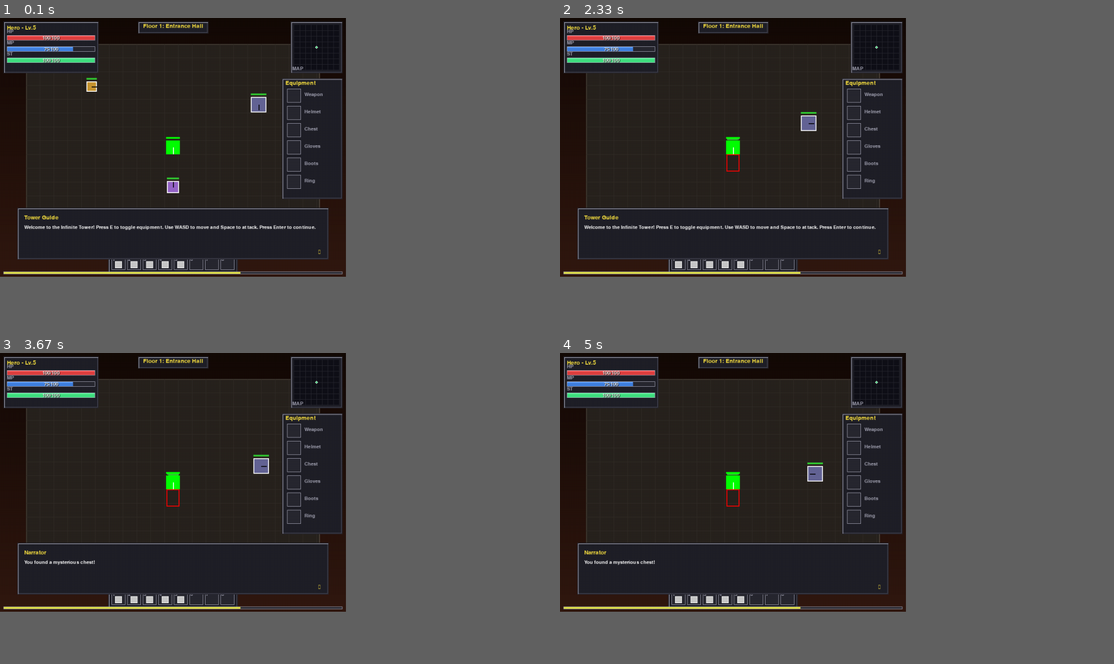
Above: before the commit, frames 1-4 (two rows, left to right).
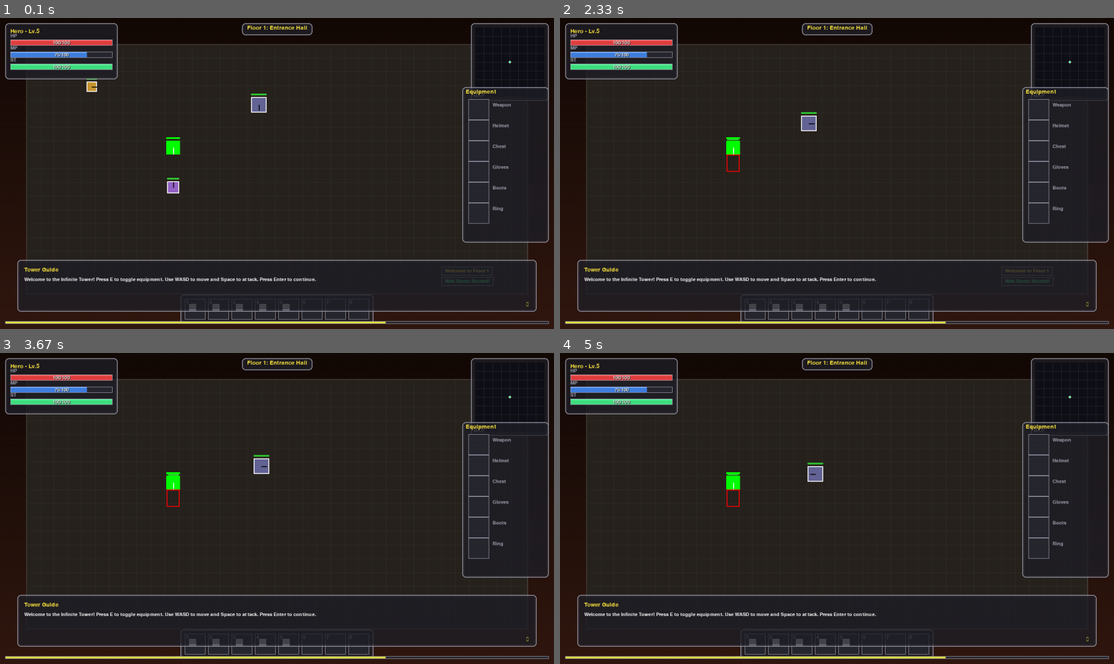
Above: after the commit, the same moments.

Repository: CosmicPhoenix171/Infinite-Tower
Game: pygame game, started from infinite-tower-engine/main.py
Two runs of this game, one before a commit and one after it. Both use one fixed random seed, a clock stepped at 60 frames per second and the inputs below.
Inputs (mouse positions are in pixels of both pictures, inside the frame that each line leads up to):
- Up to frame 1 (0.1 s): no input
- Up to frame 2 (2.33 s): hold Tab 0.33-0.8 s; hold Right 0.33-0.8 s; move the mouse to (814, 185) at 0.37 s; tap F at 0.83 s; hold I 1.17-1.63 s; hold Right 1.17-1.63 s; move the mouse to (892, 241) at 1.7 s; tap Space at 2.17 s
- Up to frame 3 (3.67 s): tap Tab at 2.5 s; tap I at 2.83 s; move the mouse to (155, 452) at 3.2 s; tap Space at 3.23, 3.57 s; tap F at 3.32 s; move the mouse to (99, 412) at 3.53 s; tap T at 3.65 s
- Up to frame 4 (5 s): tap Space at 3.87, 4.97 s; click (709, 614) at 4.05 s; click (776, 598) at 4.98 s
In our replay, the window is 562x421 before the commit and 900x506 after it. These sizes can differ from the game's own. Grey fills any space a smaller window leaves; there, only what the larger window draws over its background counts as a difference.

The runs differ from the first frame. In frame 1, 12% of the frame differs, in the area x 0-100%, y 0-99%; in frame 2, 12%; in frame 3, 12%; in frame 4, 12%.

Commit message:
Update documentation for 16-bit UI and inventory modules

Diff:
--- a/infinite-tower-engine/demo_16bit_ui.py
+++ b/infinite-tower-engine/demo_16bit_ui.py
@@ -10,6 +10,7 @@
 from src.infinite_tower.entities.player import Player
 from src.infinite_tower.entities.enemy import Enemy, EnemyType
 from src.infinite_tower.ui.game_ui import GameUI
+from src.infinite_tower.ui.inventory import InventoryUI
 from src.infinite_tower.systems.combat import CombatSystem
 from src.infinite_tower.systems.physics import Physics
 from src.infinite_tower.utils.input_handler import InputHandler
@@ -19,7 +20,9 @@
 def main():
     # Initialize Pygame
     pygame.init()
-    screen = pygame.display.set_mode((SCREEN_WIDTH, SCREEN_HEIGHT))
+    # Start resizable; use SCALED for pixel-perfect scaling
+    flags = pygame.SCALED | pygame.RESIZABLE
+    screen = pygame.display.set_mode((1280, 720), flags)
     pygame.display.set_caption("Infinite Tower - 16-bit UI Demo")
     clock = pygame.time.Clock()
 
@@ -87,7 +90,7 @@
     print("  SHIFT - Sprint (2x speed)")
     print("  SPACE - Attack")
     print("  E - Toggle Equipment Panel")
-    print("  TAB - Toggle Inventory (from old system)")
+    print("  TAB or I - Inventory")
     print("  ENTER - Dismiss Dialog")
     print("  ESC - Quit")
     print("="*60)
@@ -97,6 +100,9 @@
     game_ui.add_notification("Game Started!", game_ui.COLORS['text_green'])
     game_ui.add_notification("Welcome to Floor 1", game_ui.COLORS['text_yellow'])
 
+    # Inventory UI overlay
+    inventory_ui = InventoryUI(screen, player)
+
     # Main game loop
     running = True
     frame_count = 0
@@ -108,13 +114,24 @@
         # Handle events
         events = pygame.event.get()
         for event in events:
+            # Let inventory overlay consume events first when visible
+            if inventory_ui.handle_input(event):
+                continue
             if event.type == pygame.QUIT:
                 running = False
             elif event.type == pygame.KEYDOWN:
                 if event.key == pygame.K_ESCAPE:
                     running = False
+                elif event.key == pygame.K_f:
+                    # Toggle fullscreen
+                    try:
+                        pygame.display.toggle_fullscreen()
+                    except Exception:
+                        pass
                 elif event.key == pygame.K_e:
                     game_ui.toggle_equipment()
+                elif event.key == pygame.K_TAB or event.key == pygame.K_i:
+                    inventory_ui.toggle()
                 elif event.key == pygame.K_RETURN:
                     game_ui.hide_dialog()
                 elif event.key == pygame.K_t:
@@ -126,12 +143,19 @@
                 elif event.key == pygame.K_n:
                     # Test notification
                     game_ui.add_notification("Test Notification", game_ui.COLORS['text_yellow'])
+            elif event.type == pygame.VIDEORESIZE:
+                # Recreate surface with new size (SCALED keeps aspect)
+                screen = pygame.display.set_mode((event.w, event.h), flags)
+                # Update UI surfaces holding references
+                game_ui.screen = screen
+                inventory_ui.screen = screen
 
         # Update input handler
         input_handler.update(events)
 
-        # Update player
-        player.handle_input(input_handler)
+        # Update player (freeze movement input when inventory open)
+        if not inventory_ui.is_visible:
+            player.handle_input(input_handler)
         player.update(dt)
 
         # Drain stamina when sprinting
@@ -190,14 +214,15 @@
         game_ui.update(dt)
 
         # Render
-        # Background gradient (16-bit style)
-        for y in range(SCREEN_HEIGHT):
-            color_val = int(20 + (y / SCREEN_HEIGHT) * 30)
-            pygame.draw.line(screen, (color_val, color_val // 2, color_val // 3),
-                           (0, y), (SCREEN_WIDTH, y))
+        # Background gradient (optimized for current size)
+        sw, sh = screen.get_size()
+        for y in range(sh):
+            color_val = int(20 + (y / max(1, sh)) * 30)
+            pygame.draw.line(screen, (color_val, color_val // 2, color_val // 3), (0, y), (sw, y))
 
         # Draw floor area (darker rectangle for playable area)
-        floor_rect = pygame.Rect(60, 60, SCREEN_WIDTH - 120, SCREEN_HEIGHT - 140)
+        sw, sh = screen.get_size()
+        floor_rect = pygame.Rect(60, 60, sw - 120, sh - 140)
         pygame.draw.rect(screen, (40, 35, 30), floor_rect)
         pygame.draw.rect(screen, (80, 70, 60), floor_rect, 2)
 
@@ -216,8 +241,10 @@
         # Draw player
         player.draw(screen)
 
-        # Draw the complete 16-bit UI (on top of everything)
-        game_ui.draw()
+    # Draw the complete 16-bit UI (on top of everything)
+    game_ui.draw()
+    # Draw inventory overlay last
+    inventory_ui.draw()
 
         # Update display
         pygame.display.flip()
--- a/infinite-tower-engine/main.py
+++ b/infinite-tower-engine/main.py
@@ -14,6 +14,7 @@
     from src.infinite_tower.entities.player import Player
     from src.infinite_tower.entities.enemy import Enemy, EnemyType
     from src.infinite_tower.ui.game_ui import GameUI
+    from src.infinite_tower.ui.inventory import InventoryUI
     from src.infinite_tower.systems.combat import CombatSystem
     from src.infinite_tower.systems.physics import Physics
     from src.infinite_tower.utils.input_handler import InputHandler
@@ -26,6 +27,7 @@
     from infinite_tower.entities.player import Player
     from infinite_tower.entities.enemy import Enemy, EnemyType
     from infinite_tower.ui.game_ui import GameUI
+    from infinite_tower.ui.inventory import InventoryUI
     from infinite_tower.systems.combat import CombatSystem
     from infinite_tower.systems.physics import Physics
     from infinite_tower.utils.input_handler import InputHandler
@@ -44,7 +46,9 @@
 
     # Initialize Pygame
     pygame.init()
-    screen = pygame.display.set_mode((SCREEN_WIDTH, SCREEN_HEIGHT))
+    # Use resizable + scaled so canvas fills browser; 1280x720 starting size
+    flags = pygame.SCALED | pygame.RESIZABLE
+    screen = pygame.display.set_mode((1280, 720), flags)
     pygame.display.set_caption("Infinite Tower - Web Demo")
     clock = pygame.time.Clock()
 
@@ -108,6 +112,7 @@
     print("  SHIFT - Sprint")
     print("  SPACE - Attack")
     print("  E - Toggle Equipment")
+    print("  TAB or I - Inventory")
     print("  ENTER - Dismiss Dialog")
     print("  ESC - Quit")
     print("="*60)
@@ -119,6 +124,9 @@
     # Game state
     game_state = GameState()
 
+    # Inventory UI (overlay)
+    inventory_ui = InventoryUI(screen, player)
+
     # Main game loop (async for web)
     while game_state.running:
         dt = clock.tick(FRAME_RATE) / 1000.0
@@ -127,26 +135,39 @@
         # Handle events
         events = pygame.event.get()
         for event in events:
+            # First, let inventory overlay consume input if visible
+            if inventory_ui.handle_input(event):
+                continue
             if event.type == pygame.QUIT:
                 game_state.running = False
             elif event.type == pygame.KEYDOWN:
                 if event.key == pygame.K_ESCAPE:
                     game_state.running = False
+                elif event.key == pygame.K_f:
+                    # Attempt fullscreen toggle (may be limited in browsers)
+                    try:
+                        pygame.display.toggle_fullscreen()
+                    except Exception:
+                        pass
                 elif event.key == pygame.K_e:
                     game_ui.toggle_equipment()
+                elif event.key == pygame.K_TAB or event.key == pygame.K_i:
+                    inventory_ui.toggle()
                 elif event.key == pygame.K_RETURN:
                     game_ui.hide_dialog()
-                elif event.key == pygame.K_t:
-                    game_ui.show_dialog(
-                        "You found a mysterious chest!",
-                        speaker="Narrator"
-                    )
+            elif event.type == pygame.VIDEORESIZE:
+                # Resize canvas to match browser window
+                screen = pygame.display.set_mode((event.w, event.h), flags)
+                # Update UI surfaces that keep a reference
+                game_ui.screen = screen
+                inventory_ui.screen = screen
 
         # Update input
         input_handler.update()
 
-        # Update player
-        player.handle_input(input_handler)
+        # Update player (disable movement input if inventory open)
+        if not inventory_ui.is_visible:
+            player.handle_input(input_handler)
         player.update(dt)
 
         # Update stamina
@@ -194,14 +215,15 @@
         game_ui.update(dt)
 
         # Render
-        # Background gradient
-        for y in range(SCREEN_HEIGHT):
-            color_val = int(20 + (y / SCREEN_HEIGHT) * 30)
-            pygame.draw.line(screen, (color_val, color_val // 2, color_val // 3),
-                           (0, y), (SCREEN_WIDTH, y))
+        # Background gradient (responsive)
+        sw, sh = screen.get_size()
+        for y in range(sh):
+            color_val = int(20 + (y / max(1, sh)) * 30)
+            pygame.draw.line(screen, (color_val, color_val // 2, color_val // 3), (0, y), (sw, y))
 
         # Floor area
-        floor_rect = pygame.Rect(60, 60, SCREEN_WIDTH - 120, SCREEN_HEIGHT - 140)
+        sw, sh = screen.get_size()
+        floor_rect = pygame.Rect(60, 60, sw - 120, sh - 140)
         pygame.draw.rect(screen, (40, 35, 30), floor_rect)
         pygame.draw.rect(screen, (80, 70, 60), floor_rect, 2)
 
@@ -220,6 +242,8 @@
 
         # Draw UI
         game_ui.draw()
+        # Draw Inventory overlay last (on top)
+        inventory_ui.draw()
 
         # Update display
         pygame.display.flip()
--- a/infinite-tower-engine/src/infinite_tower/ui/game_ui.py
+++ b/infinite-tower-engine/src/infinite_tower/ui/game_ui.py
@@ -65,19 +65,21 @@
     def __init__(self, screen: pygame.Surface, player):
         self.screen = screen
         self.player = player
-        self.width = SCREEN_WIDTH
-        self.height = SCREEN_HEIGHT
-
-        # UI Layout Constants (16-bit optimized)
+        # Width/height are recomputed every frame to support resize/fullscreen
+        self.width = self.screen.get_width()
+        self.height = self.screen.get_height()
+
+        # Dynamic layout (updated each frame for responsive UI)
+        self.scale = 1.0
         self.ui_margin = 8
         self.ui_padding = 4
         self.bar_height = 12
-        self.slot_size = 32  # 16-bit style item slots
-
-        # Font setup (pixel-perfect sizes)
-        self.font_large = pygame.font.Font(None, 24)  # For titles
-        self.font_medium = pygame.font.Font(None, 20)  # For stats
-        self.font_small = pygame.font.Font(None, 16)  # For details
+        self.slot_size = 32
+
+        # Fonts (scaled per frame)
+        self.font_large = pygame.font.Font(None, 24)
+        self.font_medium = pygame.font.Font(None, 20)
+        self.font_small = pygame.font.Font(None, 16)
 
         # UI State
         self.show_minimap = True
@@ -98,8 +100,31 @@
         self.current_floor = 1
         self.floor_name = "Tower Entrance"
 
+    def _update_layout(self):
+        """Recompute sizing/scale based on current screen size."""
+        self.width = self.screen.get_width()
+        self.height = self.screen.get_height()
+        # Reference 1280x720; clamp scale between 0.75 and 2.0
+        ref_w, ref_h = 1280, 720
+        self.scale = max(0.75, min(2.0, min(self.width / ref_w, self.height / ref_h)))
+
+        self.ui_margin = int(12 * self.scale)
+        self.ui_padding = int(6 * self.scale)
+        self.bar_height = int(14 * self.scale)
+        self.slot_size = int(48 * self.scale)
+
+        # Update fonts if size changed significantly
+        base_large = max(22, int(24 * self.scale))
+        base_medium = max(18, int(20 * self.scale))
+        base_small = max(14, int(16 * self.scale))
+        self.font_large = pygame.font.Font(None, base_large)
+        self.font_medium = pygame.font.Font(None, base_medium)
+        self.font_small = pygame.font.Font(None, base_small)
+
     def draw(self):
         """Draw the complete UI."""
+        # Ensure responsive sizes before drawing
+        self._update_layout()
         # Draw in layers (back to front)
         if self.show_stats:
             self._draw_player_stats_panel()
@@ -121,23 +146,21 @@
         if self.current_dialog:
             self._draw_dialog_box()
 
-    def _draw_frame(self, rect: pygame.Rect, style: str = 'default'):
-        """Draw a 16-bit style frame with beveled edges."""
-        # Main panel background
-        pygame.draw.rect(self.screen, self.COLORS['bg_panel'], rect)
-
-        # Outer border (dark)
-        pygame.draw.rect(self.screen, self.COLORS['frame_dark'], rect, 2)
-
-        # Inner border (light) - offset by 2 pixels
-        inner_rect = rect.inflate(-4, -4)
-        pygame.draw.rect(self.screen, self.COLORS['frame_light'], inner_rect, 1)
-
-        # Highlight on top-left (16-bit bevel effect)
-        pygame.draw.line(self.screen, self.COLORS['frame_highlight'],
-                        (rect.left + 2, rect.top + 2), (rect.right - 2, rect.top + 2), 1)
-        pygame.draw.line(self.screen, self.COLORS['frame_highlight'],
-                        (rect.left + 2, rect.top + 2), (rect.left + 2, rect.bottom - 2), 1)
+    def _draw_frame(self, rect: pygame.Rect, style: str = 'modern'):
+        """Draw a modern translucent panel with rounded corners."""
+        # Create translucent surface for nice blending
+        panel_surf = pygame.Surface((rect.width, rect.height), pygame.SRCALPHA)
+        # Background with 78% opacity
+        bg = (*self.COLORS['bg_panel'], 200)
+        pygame.draw.rect(panel_surf, bg, panel_surf.get_rect(), border_radius=int(8 * self.scale))
+        # Subtle border
+        border_col = (*self.COLORS['frame_border'], 220)
+        pygame.draw.rect(panel_surf, border_col, panel_surf.get_rect(), width=2, border_radius=int(8 * self.scale))
+        # Soft inner highlight
+        hi_rect = panel_surf.get_rect().inflate(-8, -8)
+        hi = (*self.COLORS['frame_light'], 90)
+        pygame.draw.rect(panel_surf, hi, hi_rect, width=1, border_radius=int(6 * self.scale))
+        self.screen.blit(panel_surf, rect)
 
     def _draw_bar(self, x: int, y: int, width: int, current: float, maximum: float,
                   color: Tuple[int, int, int], label: str = ""):
@@ -179,8 +202,8 @@
 
     def _draw_player_stats_panel(self):
         """Draw main player stats panel (top-left)."""
-        panel_width = 220
-        panel_height = 120
+        panel_width = int(260 * self.scale)
+        panel_height = int(130 * self.scale)
         panel_x = self.ui_margin
         panel_y = self.ui_margin
 
@@ -188,9 +211,9 @@
         self._draw_frame(panel_rect)
 
         # Content area
-        content_x = panel_x + self.ui_padding + 4
-        content_y = panel_y + self.ui_padding + 4
-        bar_width = panel_width - (self.ui_padding * 2) - 8
+        content_x = panel_x + self.ui_padding + int(6 * self.scale)
+        content_y = panel_y + self.ui_padding + int(6 * self.scale)
+        bar_width = panel_width - (self.ui_padding * 2) - int(12 * self.scale)
 
         # Player name/level
         name_text = f"{self.player.name} - Lv.{getattr(self.player, 'level', 1)}"
@@ -198,35 +221,35 @@
         self.screen.blit(name_surface, (content_x, content_y))
 
         # Health bar
-        self._draw_bar(content_x, content_y + 24, bar_width,
+        self._draw_bar(content_x, content_y + int(26 * self.scale), bar_width,
                       self.player.health, self.player.max_health,
                       self.COLORS['health_full'], "HP")
 
         # Mana bar (placeholder - add mana to player later)
         max_mana = getattr(self.player, 'max_mana', 100)
         current_mana = getattr(self.player, 'mana', max_mana)
-        self._draw_bar(content_x, content_y + 50, bar_width,
+        self._draw_bar(content_x, content_y + int(54 * self.scale), bar_width,
                       current_mana, max_mana,
                       self.COLORS['mana_full'], "MP")
 
         # Stamina bar (for sprint)
         max_stamina = getattr(self.player, 'max_stamina', 100)
         current_stamina = getattr(self.player, 'stamina', max_stamina)
-        self._draw_bar(content_x, content_y + 76, bar_width,
+        self._draw_bar(content_x, content_y + int(82 * self.scale), bar_width,
                       current_stamina, max_stamina,
                       self.COLORS['stamina_full'], "ST")
 
     def _draw_quickbar(self):
         """Draw quick inventory slots (bottom-center)."""
         num_slots = 8
-        slot_spacing = 4
+        slot_spacing = int(6 * self.scale)
         total_width = (self.slot_size * num_slots) + (slot_spacing * (num_slots - 1))
         start_x = (self.width - total_width) // 2
-        start_y = self.height - self.slot_size - self.ui_margin - 8
+        start_y = self.height - self.slot_size - self.ui_margin - int(10 * self.scale)
 
         # Background panel
-        panel_rect = pygame.Rect(start_x - 8, start_y - 8,
-                                 total_width + 16, self.slot_size + 16)
+        panel_rect = pygame.Rect(start_x - int(10 * self.scale), start_y - int(10 * self.scale),
+                                 total_width + int(20 * self.scale), self.slot_size + int(20 * self.scale))
         self._draw_frame(panel_rect)
 
         # Draw slots
@@ -240,20 +263,20 @@
 
             # Slot number
             num_surface = self.font_small.render(str(i + 1), True, self.COLORS['text_gray'])
-            self.screen.blit(num_surface, (slot_x + 2, start_y + 2))
+            self.screen.blit(num_surface, (slot_x + int(3 * self.scale), start_y + int(3 * self.scale)))
 
             # Item placeholder (if player has items in inventory)
             if hasattr(self.player, 'inventory') and i < len(self.player.inventory):
                 item = self.player.inventory[i]
                 # Draw colored box representing item rarity
                 item_color = self._get_item_color(item)
-                item_box = pygame.Rect(slot_x + 8, start_y + 12, 16, 16)
+                item_box = pygame.Rect(slot_x + int(10 * self.scale), start_y + int(12 * self.scale), int(16 * self.scale), int(16 * self.scale))
                 pygame.draw.rect(self.screen, item_color, item_box)
                 pygame.draw.rect(self.screen, WHITE, item_box, 1)
 
     def _draw_minimap(self):
         """Draw minimap (top-right corner)."""
-        map_size = 120
+        map_size = int(180 * self.scale)
         map_x = self.width - map_size - self.ui_margin
         map_y = self.ui_margin
 
@@ -261,9 +284,9 @@
         self._draw_frame(map_rect)
 
         # Map content area
-        content_x = map_x + 8
-        content_y = map_y + 8
-        content_size = map_size - 16
+        content_x = map_x + int(10 * self.scale)
+        content_y = map_y + int(10 * self.scale)
+        content_size = map_size - int(20 * self.scale)
 
         # Map background
         map_bg = pygame.Rect(content_x, content_y, content_size, content_size)
@@ -290,14 +313,14 @@
 
         # Label
         label = self.font_small.render("MAP", True, self.COLORS['text_gray'])
-        self.screen.blit(label, (map_x + 4, map_y + map_size - 16))
+        self.screen.blit(label, (map_x + int(6 * self.scale), map_y + map_size - int(18 * self.scale)))
 
     def _draw_equipment_panel(self):
         """Draw equipment slots panel (right side)."""
-        panel_width = 140
-        panel_height = 280
+        panel_width = int(200 * self.scale)
+        panel_height = int(360 * self.scale)
         panel_x = self.width - panel_width - self.ui_margin
-        panel_y = 140  # Below minimap
+        panel_y = int(160 * self.scale)  # Below minimap
 
         panel_rect = pygame.Rect(panel_x, panel_y, panel_width, panel_height)
         self._draw_frame(panel_rect)
@@ -312,15 +335,15 @@
             ("Ring", 5),
         ]
 
-        content_x = panel_x + 12
-        content_y = panel_y + 24
+        content_x = panel_x + int(14 * self.scale)
+        content_y = panel_y + int(28 * self.scale)
 
         # Title
         title = self.font_medium.render("Equipment", True, self.COLORS['text_yellow'])
         self.screen.blit(title, (panel_x + 8, panel_y + 4))
 
         for idx, (slot_name, slot_idx) in enumerate(slots):
-            slot_y = content_y + (idx * 40)
+            slot_y = content_y + int(idx * 48 * self.scale)
 
             # Slot box
             slot_rect = pygame.Rect(content_x, slot_y, self.slot_size, self.slot_size)
@@ -334,7 +357,7 @@
             # Equipped item placeholder (colored box)
             # This would check player.equipment[slot_idx] in real implementation
             if hasattr(self.player, 'equipment') and slot_idx < len(self.player.equipment):
-                item_box = pygame.Rect(content_x + 8, slot_y + 8, 16, 16)
+                item_box = pygame.Rect(content_x + int(8 * self.scale), slot_y + int(8 * self.scale), int(16 * self.scale), int(16 * self.scale))
                 pygame.draw.rect(self.screen, self.COLORS['uncommon'], item_box)
                 pygame.draw.rect(self.screen, WHITE, item_box, 1)
 
@@ -357,14 +380,14 @@
         """Draw experience bar (bottom of screen)."""
         bar_width = self.width - (self.ui_margin * 2)
         bar_x = self.ui_margin
-        bar_y = self.height - self.ui_margin - 4
+        bar_y = self.height - self.ui_margin - int(6 * self.scale)
 
         # Get player exp (or use placeholder)
         current_exp = getattr(self.player, 'exp', 50)
         max_exp = getattr(self.player, 'max_exp', 100)
 
         # Thin experience bar
-        exp_height = 6
+        exp_height = max(4, int(6 * self.scale))
         bg_rect = pygame.Rect(bar_x, bar_y, bar_width, exp_height)
         pygame.draw.rect(self.screen, self.COLORS['frame_dark'], bg_rect)
 
--- a/infinite-tower-engine/src/infinite_tower/ui/inventory.py
+++ b/infinite-tower-engine/src/infinite_tower/ui/inventory.py
@@ -192,8 +192,15 @@
         if not self.is_visible:
             return
 
+        # Recompute layout based on current screen size (responsive)
+        sw, sh = self.screen.get_size()
+        self.panel_x = (sw - self.panel_width) // 2
+        self.panel_y = (sh - self.panel_height) // 2
+        self.grid_start_x = self.panel_x + 20
+        self.grid_start_y = self.panel_y + 80
+
         # Semi-transparent background overlay
-        overlay = pygame.Surface((SCREEN_WIDTH, SCREEN_HEIGHT))
+        overlay = pygame.Surface((sw, sh))
         overlay.set_alpha(200)
         overlay.fill(BLACK)
         self.screen.blit(overlay, (0, 0))
@@ -205,7 +212,7 @@
 
         # Title
         title = self.font_large.render("INVENTORY", True, WHITE)
-        title_rect = title.get_rect(center=(SCREEN_WIDTH // 2, self.panel_y + 35))
+        title_rect = title.get_rect(center=(sw // 2, self.panel_y + 35))
         self.screen.blit(title, title_rect)
 
         # Category tabs
